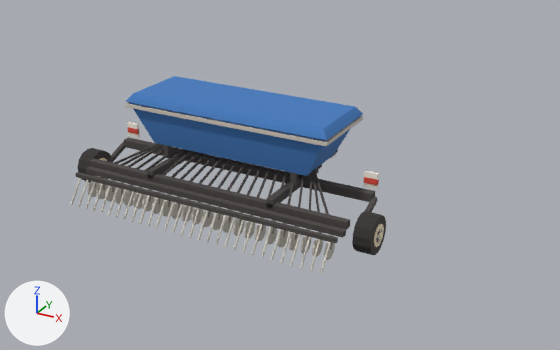
An edit to the glTF model models/machines/seeder_basic.glb, drawn before and after from the same camera.
One viewpoint serves both versions: a camera (50 mm lens) standing at (6.8, -10.6, 6.08) and looking at (0.59, 0.69, 0.44). Arrows for +X, +Y and +Z are at lower left; the lights stay in place. The picture after the commit comes second. Where no turn or scale is listed for an object, it has been applied to the vertices. Vertices at exactly the same position are counted once.

In view in the first picture: 'seeder_basic', 'spin_main_L', 'spin_main_R'.
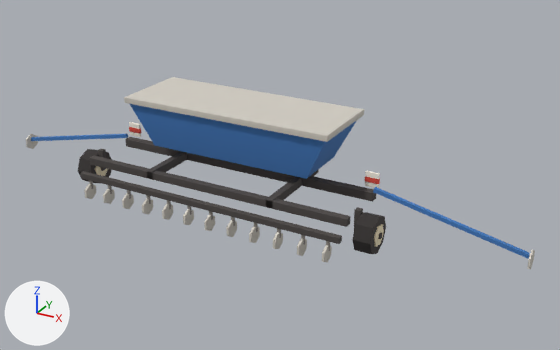
Where the change shows, as pixel boxes [x1, y1, x2, y2] in the pictures (560 x 350 px; the box of a moved part takes in the faces that stretch with it):
'seeder_basic', reshaped (23% shorter)
    before: [71, 76, 379, 274]
    after: [89, 77, 380, 229]
'lift', added
    after: [80, 171, 342, 262]
'marker_R', added
    after: [373, 187, 535, 270]
    faces in mat_paint: [373, 187, 530, 259]
'marker_L', added (blue)
    after: [26, 134, 128, 149]
    faces in mat_paint: [31, 134, 128, 141]
part 1 of me_seeder_body, moved or reshaped
    before: [124, 138, 375, 202]
    after: [125, 137, 376, 202]
part 2 of me_seeder_body, moved or reshaped
    before: [90, 159, 350, 230]
    after: [89, 156, 350, 227]
part 3 of me_seeder_body, added
    after: [124, 77, 364, 142]
part 4 of me_seeder_body, added
    after: [98, 148, 106, 170]
part 5 of me_seeder_body, added
    after: [354, 207, 363, 229]
part 6 of me_seeder_body, moved or reshaped
    before: [127, 122, 140, 138]
    after: [129, 122, 141, 137]
part 7 of me_seeder_body, moved or reshaped
    before: [127, 127, 140, 134]
    after: [129, 127, 141, 133]
part 8 of me_seeder_body, moved or reshaped
    before: [364, 171, 379, 190]
    after: [365, 171, 380, 188]
part 9 of me_seeder_body, moved or reshaped
    before: [364, 177, 379, 185]
    after: [365, 177, 380, 184]
part 10 of me_seeder_body, moved or reshaped
    before: [129, 102, 350, 176]
    after: [130, 104, 357, 179]
part 11 of me_seeder_body, deleted
    before: [71, 76, 378, 274]
part 12 of me_seeder_body, moved or reshaped
    before: [147, 150, 190, 179]
    after: [147, 151, 187, 179]
part 13 of me_seeder_body, moved or reshaped
    before: [266, 168, 319, 208]
    after: [266, 169, 319, 209]

What the commit changed:
me_seeder_body is used by ob_seeder_basic; location (0.0, 0.0, 0.0).
me_seeder_body had 1364 vertices, 2200 faces and spanned x -2.64..2.64, y -1.46..2.68, z 0.0..1.86.
me_seeder_body now has 124 vertices, 188 faces and spans x -2.65..2.65, y -0.78..2.67, z 0.32..1.8.
me_seeder_body part 1: the loose piece of 8 vertices spanning x -2.57..2.57, y 0.2..0.35, z 0.55..0.7 is moved by (0.0, 0.05, 0.0).
me_seeder_body part 2: the loose piece of 8 vertices spanning x -2.57..2.57, y -0.77..-0.65, z 0.5..0.62 is moved by (0.0, 0.0, 0.06).
me_seeder_body part 3: a new loose piece, a box spanning x -2.0..2.0, y -0.35..1.1, z 1.7..1.8, in mat_atlas (picture img_palette).
me_seeder_body part 4: a new loose piece, a box spanning x -2.65..-2.55, y -0.45..-0.35, z 0.325..0.7, in mat_atlas (picture img_palette).
me_seeder_body part 5: a new loose piece, a box spanning x 2.55..2.65, y -0.45..-0.35, z 0.325..0.7, in mat_atlas (picture img_palette).
me_seeder_body part 6: the loose piece of 8 vertices spanning x -2.59..-2.35, y 0.37..0.41, z 0.72..1.0 is moved by (0.0, 0.05, -0.01).
me_seeder_body part 7: the loose piece of 8 vertices spanning x -2.59..-2.35, y 0.36..0.42, z 0.8..0.9 is moved by (0.0, 0.05, 0.0).
me_seeder_body part 8: the loose piece of 8 vertices spanning x 2.35..2.59, y 0.37..0.41, z 0.72..1.0 is moved by (0.0, 0.05, -0.01).
me_seeder_body part 9: the loose piece of 8 vertices spanning x 2.35..2.59, y 0.36..0.42, z 0.8..0.9 is moved by (0.0, 0.05, 0.0).
me_seeder_body part 10: the loose piece of 8 vertices spanning x -1.95..1.95, y -0.3..1.05, z 0.95..1.72 is scaled about its middle by (1, 1, 1.04), then moved by (0.0, 0.0, -0.03).
me_seeder_body part 11: 121 loose pieces with 1276 vertices, spanning x -2.64..2.64, y -1.46..2.68, z 0.0..1.86, are deleted.
me_seeder_body part 12: 4 vertices removed from x -1.26..-1.14, y -0.77, z 0.55..0.7; 4 vertices added at x -1.26..-1.14, y -0.78, z 0.55..0.7.
me_seeder_body part 13: 4 vertices removed from x 1.14..1.26, y -0.77, z 0.55..0.7; 4 vertices added at x 1.14..1.26, y -0.78, z 0.55..0.7.
Other edits to the shape of me_seeder_body do not show in these pictures.
Mesh me_seeder_marker_r is new.
It has 20 vertices, 32 faces and spans x -0.01..2.62, y -0.15..0.15, z -0.77..0.03.
Faces by material slot: [12, 20].
It uses material mat_paint.
It uses material mat_atlas (picture img_palette).
Mesh me_seeder_marker_l is new.
It has 20 vertices, 32 faces and spans x -2.62..0.01, y -0.15..0.15, z -0.77..0.03.
Faces by material slot: [12, 20].
It uses material mat_paint.
It uses material mat_atlas (picture img_palette).
Mesh me_seeder_coulters is new.
It has 248 vertices, 396 faces and spans x -2.57..2.57, y -1.18..-0.92, z 0.01..0.48.
It uses material mat_atlas (picture img_palette).
Object 'marker_R' (ob_marker_r) is new; it shows me_seeder_marker_r.
Its location is (2.57, 0.3, 0.75).
Object 'marker_L' (ob_marker_l) is new; it shows me_seeder_marker_l.
Its location is (-2.57, 0.3, 0.75).
Object 'lift' (ob_lift) is new; it shows me_seeder_coulters.
Its location is (0.0, 0.0, 0.0).
